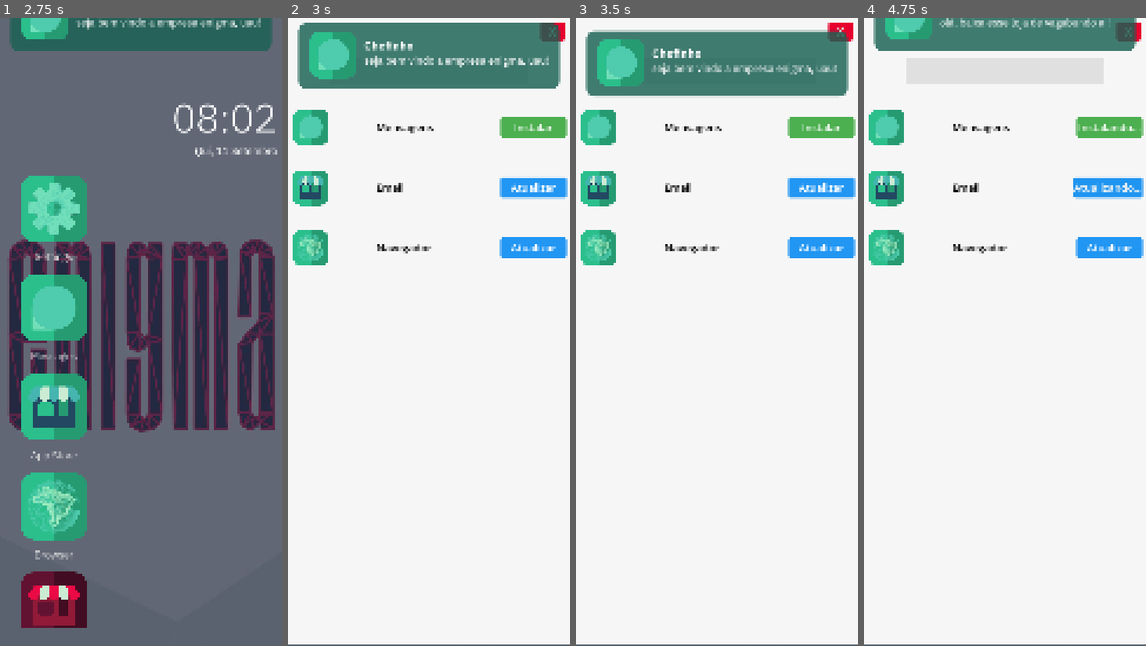
Above: before the commit, frames 1-4 (left to right).
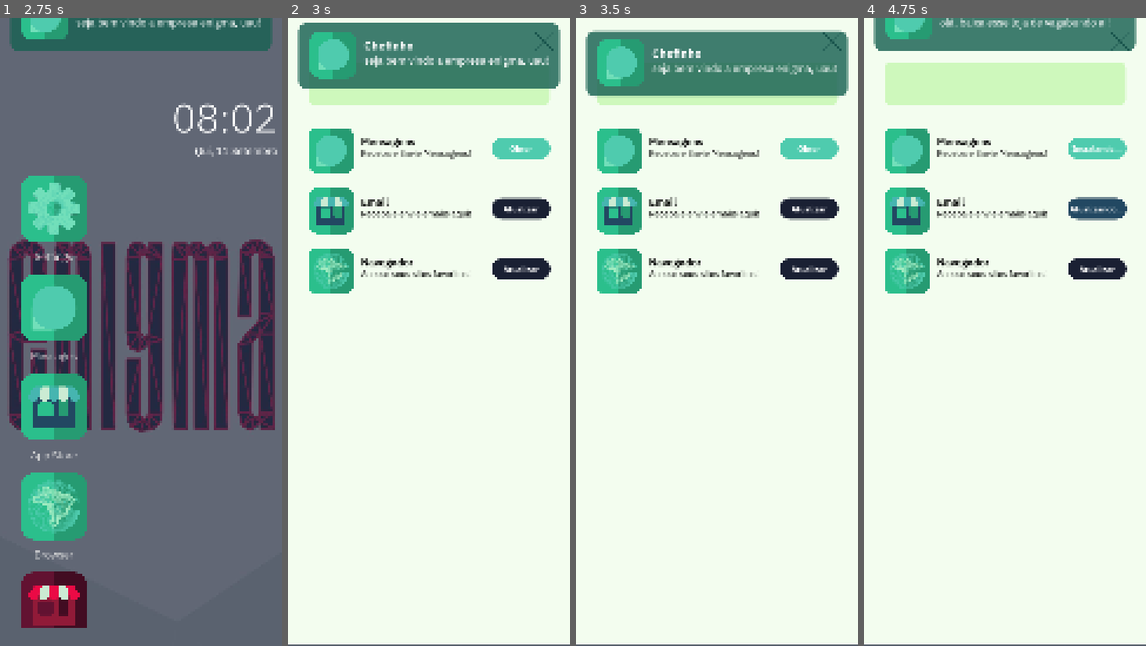
Above: after the commit, the same moments.

Repository: StudioENIGMA/ProjectENIGMA
Game: Godot game, scene res://scenes/main.tscn
Same seed, same stepped clock (60 frames per second), same inputs: the game is played once before the commit and once after it. The engine's default icon, where the game draws it, is replaced by a stand-in: a white triangle on a blue panel in a dark square.
Inputs (mouse positions are in pixels of both pictures, inside the frame that each line leads up to):
- Up to frame 1 (2.75 s): click "NEW GAME" at 0.5 s; click "Messages" at 1.25 s; click (259, 49) at 2 s
- Up to frame 2 (3 s): click "App Store" at 2.75 s
- Up to frame 3 (3.5 s): no input
- Up to frame 4 (4.75 s): click "Instalar" (after the commit: "Obter") at 3.5 s; click "Atualizar" at 4.25 s

Frame 1 is identical in both runs. In frame 2, 13% of the frame differs, in the area x 1-100%, y 0-44%; in frame 3, 12%; in frame 4, 17%.

Commit message:
style: refactored app-store and fake-store UI

Diff:
--- /dev/null
+++ b/assets/icons/install.svg
@@ -0,0 +1,23 @@
+<?xml version="1.0" encoding="UTF-8" standalone="no"?>
+<!-- Created with Inkscape (http://www.inkscape.org/) -->
+
+<svg
+   width="266.85986"
+   height="330.42969"
+   viewBox="0 0 70.60667 87.426188"
+   version="1.1"
+   id="svg1"
+   xml:space="preserve"
+   xmlns="http://www.w3.org/2000/svg"
+   xmlns:svg="http://www.w3.org/2000/svg"><defs
+     id="defs1" /><g
+     id="g878"
+     transform="translate(-2198.29,-97.380603)"
+     style="fill:#1a2033;fill-opacity:1"><path
+       id="rect871"
+       style="fill:#1a2033;fill-opacity:1;stroke:none;stroke-width:1.13242;stroke-linecap:round;stroke-linejoin:round;stroke-dasharray:none;stroke-opacity:1"
+       d="m 2201.9586,124.36915 c -2.0322,0 -3.6685,1.63582 -3.6685,3.668 v 53.10115 c 0,0.88907 0.3132,1.70218 0.8356,2.33577 10e-5,1.1e-4 -1e-4,4.1e-4 0,5.2e-4 0.6718,0.81445 1.69,1.33222 2.8329,1.33222 h 63.2701 c 1.1429,0 2.1606,-0.51777 2.8323,-1.33222 10e-5,-1.1e-4 0,-4.1e-4 0,-5.2e-4 0.075,-0.0905 0.1451,-0.18461 0.2109,-0.28215 0.3947,-0.58526 0.6248,-1.29156 0.6248,-2.05362 v -53.10115 c 0,-2.03218 -1.6359,-3.668 -3.668,-3.668 h -14.149 c -2.0322,0 -3.668,1.63582 -3.668,3.668 0,2.03217 1.6358,3.66799 3.668,3.66799 h 10.4804 v 45.76516 h -55.9335 v -45.76516 h 10.4805 c 2.0322,0 3.6685,-1.63582 3.6685,-3.66799 0,-2.03218 -1.6363,-3.668 -3.6685,-3.668 z" /><path
+       id="rect876"
+       style="fill:#1a2033;fill-opacity:1;stroke:none;stroke-width:1.71277;stroke-linecap:round;stroke-linejoin:round;stroke-dasharray:none;stroke-opacity:1"
+       d="m 97.380619,2233.5934 c 0,-2.0322 1.636336,-3.668 3.668511,-3.668 h 37.14967 l -4.17597,-4.176 c -0.71849,-0.7185 -1.07753,-1.6564 -1.07746,-2.5941 -7e-5,-0.9377 0.35897,-1.8752 1.07746,-2.5937 1.43698,-1.437 3.75081,-1.437 5.18779,0 l 10.43813,10.4381 c 0.35928,0.3593 0.62855,0.7736 0.80822,1.215 0.0449,0.1104 0.0841,0.2218 0.11782,0.3353 0.10111,0.3401 0.15141,0.6922 0.15141,1.0439 -7e-5,0.9376 -0.3591,1.8752 -1.07745,2.5936 l -10.43813,10.4382 c -1.43698,1.437 -3.75081,1.437 -5.18779,0 -1.43698,-1.437 -1.43698,-3.7508 0,-5.1878 l 4.17649,-4.176 h -37.15019 c -2.032175,0 -3.668511,-1.6363 -3.668511,-3.6685 z"
+       transform="matrix(0,1,1,0,0,0)" /></g></svg>
--- /dev/null
+++ b/assets/icons/remove.svg
@@ -0,0 +1,71 @@
+<?xml version="1.0" encoding="UTF-8" standalone="no"?>
+<!-- Created with Inkscape (http://www.inkscape.org/) -->
+
+<svg
+   width="284.68555"
+   height="290.98932"
+   viewBox="0 0 75.323048 76.990924"
+   version="1.1"
+   id="svg1"
+   xml:space="preserve"
+   xmlns="http://www.w3.org/2000/svg"
+   xmlns:svg="http://www.w3.org/2000/svg"><defs
+     id="defs1" /><g
+     id="g886"
+     transform="translate(-2227.8043,-188.55748)"><rect
+       style="fill:#911a38;fill-opacity:1;stroke:none;stroke-width:2.27868;stroke-linecap:round;stroke-linejoin:round;stroke-dasharray:none;stroke-opacity:1"
+       id="rect878"
+       width="7.3365998"
+       height="69.654518"
+       x="2234.7136"
+       y="195.89389"
+       ry="3.6682999" /><rect
+       style="fill:#911a38;fill-opacity:1;stroke:none;stroke-width:2.14122;stroke-linecap:round;stroke-linejoin:round;stroke-dasharray:none;stroke-opacity:1"
+       id="rect879"
+       width="7.3365998"
+       height="61.504143"
+       x="-265.5484"
+       y="2234.7136"
+       transform="rotate(-90)"
+       ry="3.6682999" /><rect
+       style="fill:#911a38;fill-opacity:1;stroke:none;stroke-width:2.27868;stroke-linecap:round;stroke-linejoin:round;stroke-dasharray:none;stroke-opacity:1"
+       id="rect880"
+       width="7.3365998"
+       height="69.654518"
+       x="-2296.2175"
+       y="195.89389"
+       transform="scale(-1,1)"
+       ry="3.6682999" /><rect
+       style="fill:#911a38;fill-opacity:1;stroke:none;stroke-width:2.36959;stroke-linecap:round;stroke-linejoin:round;stroke-dasharray:none;stroke-opacity:1"
+       id="rect881"
+       width="7.3365998"
+       height="75.323059"
+       x="-203.23048"
+       y="2227.8042"
+       transform="rotate(-90)"
+       ry="3.6682999" /><path
+       id="rect882"
+       style="fill:#911a38;fill-opacity:1;stroke:none;stroke-width:2.00945;stroke-linecap:round;stroke-linejoin:round;stroke-dasharray:none;stroke-opacity:1"
+       d="m -188.55748,2242.0507 c 0,-2.0322 -1.63576,-3.6685 -3.668,-3.6685 h -3.66851 v 3.6608 46.8457 3.6608 h 3.66076 c 0.003,0 0.005,0 0.008,0 2.03224,0 3.668,-1.6363 3.668,-3.6685 z"
+       transform="rotate(-90)" /><rect
+       style="fill:#911a38;fill-opacity:1;stroke:none;stroke-width:1.69805;stroke-linecap:round;stroke-linejoin:round;stroke-dasharray:none;stroke-opacity:1"
+       id="rect883"
+       width="7.3365998"
+       height="38.679482"
+       x="-2255.5798"
+       y="-250.06088"
+       transform="scale(-1)" /><rect
+       style="fill:#911a38;fill-opacity:1;stroke:none;stroke-width:1.69805;stroke-linecap:round;stroke-linejoin:round;stroke-dasharray:none;stroke-opacity:1"
+       id="rect884"
+       width="7.3365998"
+       height="38.679482"
+       x="-2269.1094"
+       y="-250.06088"
+       transform="scale(-1)" /><rect
+       style="fill:#911a38;fill-opacity:1;stroke:none;stroke-width:1.69805;stroke-linecap:round;stroke-linejoin:round;stroke-dasharray:none;stroke-opacity:1"
+       id="rect885"
+       width="7.3365998"
+       height="38.679482"
+       x="-2282.6389"
+       y="-250.06088"
+       transform="scale(-1)" /></g></svg>
--- a/scenes/both_shops.tscn
+++ b/scenes/both_shops.tscn
@@ -1,10 +1,12 @@
-[gd_scene load_steps=8 format=3 uid="uid://c2pee1p02e7tm"]
+[gd_scene load_steps=10 format=3 uid="uid://c2pee1p02e7tm"]
 
 [ext_resource type="Script" uid="uid://dl655633tv0fm" path="res://scripts/both_shops/both_shops.gd" id="1_l4sgr"]
 [ext_resource type="PackedScene" uid="uid://cil87xyo2ttrk" path="res://scenes/shop_app.tscn" id="2_i2tc7"]
+[ext_resource type="Texture2D" uid="uid://cm3aeep5vsikl" path="res://assets/icons/x.svg" id="3_p30qi"]
+[ext_resource type="FontFile" uid="uid://b778cnyygqp4l" path="res://assets/fonts/IBMPlexSans-Regular.ttf" id="4_4dtxp"]
 
 [sub_resource type="StyleBoxFlat" id="StyleBoxFlat_p30qi"]
-bg_color = Color(0.964742, 0.964742, 0.964742, 1)
+bg_color = Color(0.952941, 0.992157, 0.937255, 1)
 
 [sub_resource type="StyleBoxFlat" id="StyleBoxFlat_4g878"]
 bg_color = Color(0.886043, 0, 0.175524, 1)
@@ -21,7 +23,15 @@
 corner_radius_bottom_left = 10
 
 [sub_resource type="StyleBoxFlat" id="StyleBoxFlat_4dtxp"]
-bg_color = Color(0.878431, 0.878431, 0.878431, 1)
+bg_color = Color(0.806775, 0.969841, 0.738838, 1)
+corner_radius_top_left = 20
+corner_radius_top_right = 20
+corner_radius_bottom_right = 20
+corner_radius_bottom_left = 20
+expand_margin_left = 30.0
+expand_margin_top = 30.0
+expand_margin_right = 30.0
+expand_margin_bottom = 30.0
 
 [sub_resource type="StyleBoxFlat" id="StyleBoxFlat_wkt3l"]
 bg_color = Color(0.876126, 0, 0.0768186, 1)
@@ -52,8 +62,10 @@
 anchor_top = 0.5
 anchor_right = 1.0
 anchor_bottom = 0.5
-offset_top = -840.0
-offset_bottom = 955.0
+offset_left = 83.0
+offset_top = -784.0
+offset_right = -69.0
+offset_bottom = 1011.0
 grow_horizontal = 2
 grow_vertical = 2
 theme_override_constants/separation = 100
@@ -73,16 +85,20 @@
 [node name="Exit_shop" type="Button" parent="Panel"]
 unique_name_in_owner = true
 layout_mode = 2
-anchor_left = 0.898148
-anchor_top = 0.00958333
-anchor_right = 0.985185
-anchor_bottom = 0.03625
+anchor_left = 1.0
+anchor_top = 0.0245833
+anchor_right = 1.43981
+anchor_bottom = 0.2225
+offset_left = -133.0
+offset_right = -133.0
 grow_horizontal = 2
+grow_vertical = 2
+scale = Vector2(0.154, 0.154)
 theme_override_font_sizes/font_size = 50
 theme_override_styles/hover = SubResource("StyleBoxFlat_4g878")
 theme_override_styles/normal = SubResource("StyleBoxFlat_i2tc7")
-text = "X"
-metadata/_edit_use_anchors_ = true
+icon = ExtResource("3_p30qi")
+flat = true
 
 [node name="search_bar" type="LineEdit" parent="Panel"]
 layout_mode = 2
@@ -90,14 +106,15 @@
 anchor_top = 0.109167
 anchor_right = 0.503
 anchor_bottom = 0.109167
-offset_left = -376.24
-offset_top = -103.001
-offset_right = 376.76
-offset_bottom = -0.000671387
+offset_left = -432.24
+offset_top = -53.0008
+offset_right = 432.76
+offset_bottom = 46.9992
 grow_horizontal = 2
 size_flags_horizontal = 6
 size_flags_vertical = 4
 theme_override_colors/font_color = Color(0.129412, 0.129412, 0.129412, 1)
+theme_override_fonts/font = ExtResource("4_4dtxp")
 theme_override_font_sizes/font_size = 40
 theme_override_styles/normal = SubResource("StyleBoxFlat_4dtxp")
 
--- a/scenes/shop_app.tscn
+++ b/scenes/shop_app.tscn
@@ -1,23 +1,30 @@
-[gd_scene load_steps=13 format=3 uid="uid://cil87xyo2ttrk"]
+[gd_scene load_steps=15 format=3 uid="uid://cil87xyo2ttrk"]
 
 [ext_resource type="Script" uid="uid://b8ct48pobygp8" path="res://scripts/both_shops/shop_app/shop_app.gd" id="1_uy6k6"]
+[ext_resource type="FontFile" uid="uid://b778cnyygqp4l" path="res://assets/fonts/IBMPlexSans-Regular.ttf" id="2_bi414"]
 [ext_resource type="Texture2D" uid="uid://dkon78svv3gjr" path="res://icon.svg" id="2_fjihv"]
+[ext_resource type="FontFile" uid="uid://fq2l7f2gu08q" path="res://assets/fonts/IBMPlexSans-SemiBold.ttf" id="3_o1p0b"]
 
-[sub_resource type="StyleBoxEmpty" id="StyleBoxEmpty_o1p0b"]
+[sub_resource type="StyleBoxFlat" id="StyleBoxFlat_04xty"]
+bg_color = Color(0.384314, 0.0705882, 0.192157, 1)
+corner_radius_top_left = 100
+corner_radius_top_right = 100
+corner_radius_bottom_right = 100
+corner_radius_bottom_left = 100
 
 [sub_resource type="StyleBoxFlat" id="StyleBoxFlat_o1p0b"]
-bg_color = Color(0.376471, 0.341176, 0.968627, 1)
-corner_radius_top_left = 10
-corner_radius_top_right = 10
-corner_radius_bottom_right = 10
-corner_radius_bottom_left = 10
+bg_color = Color(0.568627, 0.101961, 0.219608, 1)
+corner_radius_top_left = 100
+corner_radius_top_right = 100
+corner_radius_bottom_right = 100
+corner_radius_bottom_left = 100
 
 [sub_resource type="StyleBoxFlat" id="StyleBoxFlat_fjihv"]
-bg_color = Color(0.423529, 0.388235, 1, 1)
-corner_radius_top_left = 10
-corner_radius_top_right = 10
-corner_radius_bottom_right = 10
-corner_radius_bottom_left = 10
+bg_color = Color(0.921569, 0.0392157, 0.270588, 1)
+corner_radius_top_left = 100
+corner_radius_top_right = 100
+corner_radius_bottom_right = 100
+corner_radius_bottom_left = 100
 
 [sub_resource type="GDScript" id="GDScript_ojwiw"]
 script/source = "extends Button
@@ -26,45 +33,56 @@
 	pass
 "
 
-[sub_resource type="StyleBoxEmpty" id="StyleBoxEmpty_v20xg"]
+[sub_resource type="StyleBoxFlat" id="StyleBoxFlat_q0kwy"]
+bg_color = Color(0.133333, 0.282353, 0.384314, 1)
+corner_radius_top_left = 100
+corner_radius_top_right = 100
+corner_radius_bottom_right = 100
+corner_radius_bottom_left = 100
 
 [sub_resource type="StyleBoxFlat" id="StyleBoxFlat_v20xg"]
-bg_color = Color(0.121569, 0.584314, 0.94902, 1)
-corner_radius_top_left = 10
-corner_radius_top_right = 10
-corner_radius_bottom_right = 10
-corner_radius_bottom_left = 10
+bg_color = Color(0.117647, 0.188235, 0.278431, 1)
+corner_radius_top_left = 100
+corner_radius_top_right = 100
+corner_radius_bottom_right = 100
+corner_radius_bottom_left = 100
 
 [sub_resource type="StyleBoxFlat" id="StyleBoxFlat_bi414"]
-bg_color = Color(0.129412, 0.588235, 0.952941, 1)
-corner_radius_top_left = 10
-corner_radius_top_right = 10
-corner_radius_bottom_right = 10
-corner_radius_bottom_left = 10
+bg_color = Color(0.101961, 0.12549, 0.2, 1)
+corner_radius_top_left = 100
+corner_radius_top_right = 100
+corner_radius_bottom_right = 100
+corner_radius_bottom_left = 100
 
-[sub_resource type="StyleBoxEmpty" id="StyleBoxEmpty_c5osn"]
+[sub_resource type="StyleBoxFlat" id="StyleBoxFlat_bn7ip"]
+bg_color = Color(0.27451, 0.709804, 0.690196, 1)
+corner_radius_top_left = 100
+corner_radius_top_right = 100
+corner_radius_bottom_right = 100
+corner_radius_bottom_left = 100
 
 [sub_resource type="StyleBoxFlat" id="StyleBoxFlat_c5osn"]
-bg_color = Color(0.258824, 0.701961, 0.278431, 1)
-corner_radius_top_left = 10
-corner_radius_top_right = 10
-corner_radius_bottom_right = 10
-corner_radius_bottom_left = 10
+bg_color = Color(0.639216, 0.92549, 0.760784, 1)
+corner_radius_top_left = 100
+corner_radius_top_right = 100
+corner_radius_bottom_right = 100
+corner_radius_bottom_left = 100
 
 [sub_resource type="StyleBoxFlat" id="StyleBoxFlat_x4cyp"]
-bg_color = Color(0.298039, 0.686275, 0.313726, 1)
-corner_radius_top_left = 10
-corner_radius_top_right = 10
-corner_radius_bottom_right = 10
-corner_radius_bottom_left = 10
+bg_color = Color(0.309804, 0.796078, 0.682353, 1)
+corner_radius_top_left = 100
+corner_radius_top_right = 100
+corner_radius_bottom_right = 100
+corner_radius_bottom_left = 100
 
 [node name="Control" type="Control"]
 custom_minimum_size = Vector2(0, 130)
 layout_mode = 3
-anchor_right = 1.00185
-anchor_bottom = 0.100417
-offset_right = -1.99805
-offset_bottom = 2.99992
+anchor_top = -0.055
+anchor_right = 1.90741
+anchor_bottom = 0.113416
+offset_right = -0.999023
+offset_bottom = -6.09969
 grow_horizontal = 2
 size_flags_horizontal = 3
 size_flags_vertical = 0
@@ -72,26 +90,20 @@
 metadata/_edit_use_anchors_ = true
 
 [node name="Button_Container" type="MarginContainer" parent="."]
-layout_mode = 1
-anchors_preset = 6
-anchor_left = 1.0
-anchor_top = 0.5
-anchor_right = 1.0
-anchor_bottom = 0.5
-offset_left = -293.0
-offset_top = -39.5
-offset_bottom = 39.5
-grow_horizontal = 0
-grow_vertical = 2
-theme_override_constants/margin_left = 30
-theme_override_constants/margin_right = 10
+layout_mode = 0
+offset_left = 700.0
+offset_top = 50.0
+offset_right = 925.0
+offset_bottom = 130.0
+pivot_offset = Vector2(143, 39.5)
 
 [node name="Open" type="Button" parent="Button_Container"]
 visible = false
 layout_mode = 2
 theme_override_colors/font_color = Color(1, 1, 1, 1)
-theme_override_font_sizes/font_size = 40
-theme_override_styles/focus = SubResource("StyleBoxEmpty_o1p0b")
+theme_override_fonts/font = ExtResource("3_o1p0b")
+theme_override_font_sizes/font_size = 32
+theme_override_styles/focus = SubResource("StyleBoxFlat_04xty")
 theme_override_styles/hover = SubResource("StyleBoxFlat_o1p0b")
 theme_override_styles/normal = SubResource("StyleBoxFlat_fjihv")
 text = "Abrir
@@ -102,53 +114,59 @@
 visible = false
 layout_mode = 2
 theme_override_colors/font_color = Color(1, 1, 1, 1)
-theme_override_font_sizes/font_size = 40
-theme_override_styles/focus = SubResource("StyleBoxEmpty_v20xg")
+theme_override_fonts/font = ExtResource("3_o1p0b")
+theme_override_font_sizes/font_size = 32
+theme_override_styles/focus = SubResource("StyleBoxFlat_q0kwy")
 theme_override_styles/hover = SubResource("StyleBoxFlat_v20xg")
 theme_override_styles/normal = SubResource("StyleBoxFlat_bi414")
-text = "Atualizar
-"
+text = "Atualizar"
 
 [node name="Install" type="Button" parent="Button_Container"]
 layout_mode = 2
 theme_override_colors/font_color = Color(1, 1, 1, 1)
-theme_override_font_sizes/font_size = 40
-theme_override_styles/focus = SubResource("StyleBoxEmpty_c5osn")
+theme_override_fonts/font = ExtResource("3_o1p0b")
+theme_override_font_sizes/font_size = 32
+theme_override_styles/focus = SubResource("StyleBoxFlat_bn7ip")
 theme_override_styles/hover = SubResource("StyleBoxFlat_c5osn")
 theme_override_styles/normal = SubResource("StyleBoxFlat_x4cyp")
-text = "Instalar
-"
+text = "Obter"
 
 [node name="Label_Margin_Container" type="MarginContainer" parent="."]
-layout_mode = 1
-anchors_preset = 8
-anchor_left = 0.5
-anchor_top = 0.5
-anchor_right = 0.5
-anchor_bottom = 0.5
-offset_left = -198.0
-offset_top = -39.5
-offset_right = 198.0
-offset_bottom = 39.5
-grow_horizontal = 2
-grow_vertical = 2
+layout_mode = 0
+offset_left = 200.0
+offset_top = 25.0
+offset_right = 649.0
+offset_bottom = 104.0
 theme_override_constants/margin_right = 100
 
 [node name="Label" type="Label" parent="Label_Margin_Container"]
 layout_mode = 2
 theme_override_colors/font_color = Color(0, 0, 0, 1)
+theme_override_fonts/font = ExtResource("3_o1p0b")
 theme_override_font_sizes/font_size = 40
 text = "Nome do Aplicativo"
 
+[node name="Description_Container" type="MarginContainer" parent="."]
+layout_mode = 0
+offset_left = 200.0
+offset_top = 70.0
+offset_right = 722.0
+offset_bottom = 149.0
+theme_override_constants/margin_right = 100
+
+[node name="Description" type="Label" parent="Description_Container"]
+layout_mode = 2
+theme_override_colors/font_color = Color(0, 0, 0, 1)
+theme_override_fonts/font = ExtResource("2_bi414")
+theme_override_font_sizes/font_size = 34
+text = "Descrição Do Aplicativo"
+
 [node name="Icon_Margin_Container" type="MarginContainer" parent="."]
-layout_mode = 1
-anchors_preset = 4
-anchor_top = 0.5
-anchor_bottom = 0.5
-offset_top = -67.5
-offset_right = 169.0
-offset_bottom = 67.5
-grow_vertical = 2
+layout_mode = 0
+offset_left = -30.0
+offset_top = 10.0
+offset_right = 190.0
+offset_bottom = 186.0
 theme_override_constants/margin_left = 10
 
 [node name="TextureRect" type="TextureRect" parent="Icon_Margin_Container"]
--- a/scripts/both_shops/both_shops.gd
+++ b/scripts/both_shops/both_shops.gd
@@ -1,28 +1,39 @@
 extends Node2D
-class_name  both_shops
+class_name both_shops
 
-var normal_apps_names = [
-	"Mensagens",
-	"Email",
-	"Navegador"
+var apps_data = [
+	{
+		"name": "Mensagens",
+		"chinese_name": "訊息和對話",
+		"description": "Receba e Envie Mensagens!",
+		"description_in_chinese": "Chinese",
+		"icon_path": "res://assets/icons/messages.png",
+	},
+
+	{
+		"name": "Email",
+		"chinese_name": "電子郵件",
+		"description": "Receba e envie emails aqui!",
+		"description_in_chinese": "Chinese",
+		"icon_path": "res://assets/icons/app-store.png",
+	},
+
+	{
+		"name": "Navegador",
+		"chinese_name": "導航和搜尋",
+		"description": "Acesse seus sites favoritos!",
+		"description_in_chinese": "Chinese",
+		"icon_path": "res://assets/icons/browser.png",
+	},
+
+	{
+		"name": "Gambling",
+		"chinese_name": "小老虎遊戲",
+		"description": "!",
+		"description_in_chinese": "Chinese",
+		"icon_path": "res://assets/icons/app-store.png",
+	}
 ]
-
-var fake_apps_names = [
-	"訊息和對話", # mensagens
-	"電子郵件",	# email
-	"導航和搜尋", # navegador
-	"小老虎遊戲" # app de aposta
-]
-
-var app_icons = {
-	"Mensagens": "res://assets/icons/messages.png",
-	"訊息和對話": "res://assets/icons/messages.png",
-	"Email": "res://assets/icons/app-store.png",
-	"電子郵件": "res://assets/icons/app-store.png",
-	"Navegador": "res://assets/icons/browser.png",
-	"導航和搜尋": "res://assets/icons/browser.png",
-	"小老虎遊戲": "res://assets/icons/app-store.png"
-}
 
 var operations = [
 	"開始安裝", # instalar
@@ -48,9 +59,11 @@
 
 func load_fake_shop() -> void:
 	for i in range(apps.size()):
-		apps[i].get_node("Label_Margin_Container/Label").text = fake_apps_names[i]
+		apps[i].get_node("Label_Margin_Container/Label").text = apps_data[i]["chinese_name"]
 
-		var new_texture = load(app_icons[fake_apps_names[i]])
+		apps[i].get_node("Description_Container/Description").text = apps_data[i]["description_in_chinese"]
+
+		var new_texture = load(apps_data[i]["icon_path"])
 		apps[i].get_node("Icon_Margin_Container/TextureRect").texture = new_texture
 
 		var operationals_buttons = apps[i].get_node("Button_Container").get_children()
@@ -59,9 +72,11 @@
 
 func load_normal_shop() -> void:
 	for i in range(apps.size() - 1):
-		apps[i].get_node("Label_Margin_Container/Label").text = normal_apps_names[i]
+		apps[i].get_node("Label_Margin_Container/Label").text = apps_data[i]["name"]
 
-		var new_texture = load(app_icons[normal_apps_names[i]])
+		apps[i].get_node("Description_Container/Description").text = apps_data[i]["description"]
+
+		var new_texture = load(apps_data[i]["icon_path"])
 		apps[i].get_node("Icon_Margin_Container/TextureRect").texture = new_texture
 
 func _on_search_bar_text_changed(new_text:String) -> void:
Not shown, added: assets/icons/install.svg.import
Not shown, added: assets/icons/remove.svg.import
Not shown, added: assets/icons/update.svg.import
